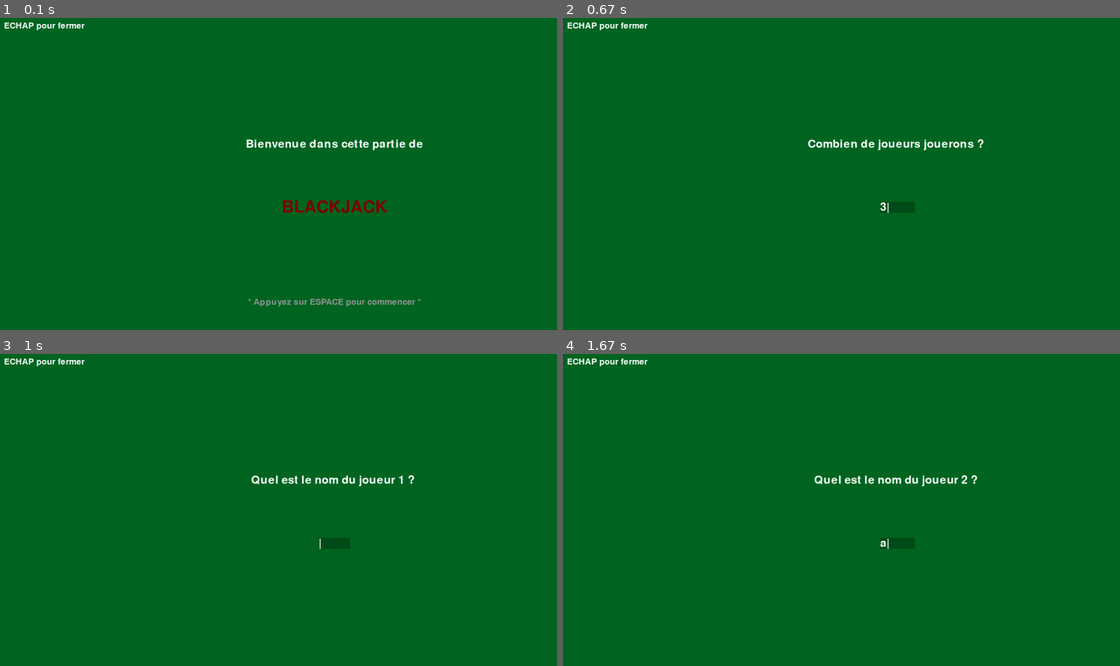
Above: before the commit, frames 1-4 (two rows, left to right).
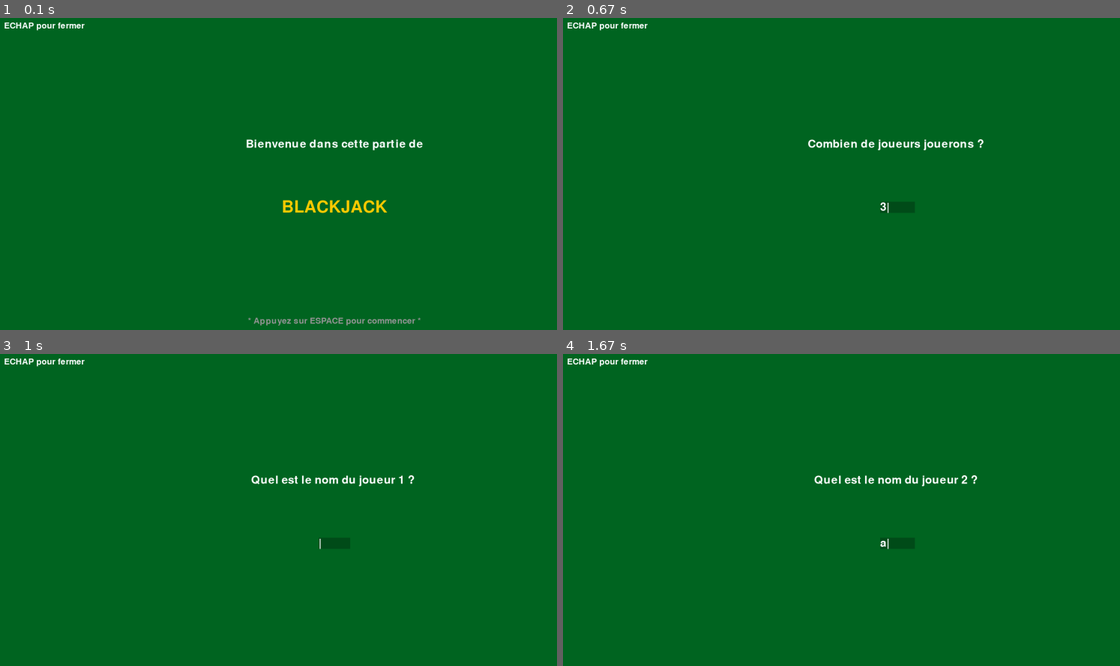
Above: after the commit, the same moments.

Repository: gwt734/BlackJack
Game: pygame game, started from main.py
Same seed, same stepped clock (60 frames per second), same inputs: the game is played once before the commit and once after it.
Inputs:
- Up to frame 1 (0.1 s): no input
- Up to frame 2 (0.67 s): tap Space at 0.33 s
- Up to frame 3 (1 s): tap Enter at 0.67 s
- Up to frame 4 (1.67 s): type "ann" at 1 s; tap Enter at 1.33 s; type "a" at 1.55 s

The runs differ from the first frame. In frame 1, 1.1% of the frame differs, in the area x 44-76%, y 58-99%; in frame 2, nothing differs; in frame 3, nothing differs; in frame 4, nothing differs.

Commit message:
reparation ia

Diff:
--- a/Fonctions_pygame.py
+++ b/Fonctions_pygame.py
@@ -21,8 +21,8 @@
     creer_boite_texte((Constantes.TAILLE_FENETRE[0] // 2, Constantes.TAILLE_FENETRE[1] // 3), "Bienvenue dans cette partie de", fenetre,
                       polices["moyenne"])
     creer_boite_texte((Constantes.TAILLE_FENETRE[0] // 2, Constantes.TAILLE_FENETRE[1] // 2), "BLACKJACK", fenetre,
-                      polices["grande"], couleur_texte=Constantes.ROUGE)
-    creer_boite_texte((Constantes.TAILLE_FENETRE[0] // 2, 3 * Constantes.TAILLE_FENETRE[1] // 4),
+                      polices["grande"], couleur_texte=Constantes.OR)
+    creer_boite_texte((Constantes.TAILLE_FENETRE[0] // 2, 4 * Constantes.TAILLE_FENETRE[1] // 5),
                                        "* Appuyez sur ESPACE pour commencer *", fenetre,
                                        polices["petite"], couleur_texte=Constantes.GRIS)
     mise_a_jour_affichage(fenetre, polices)
